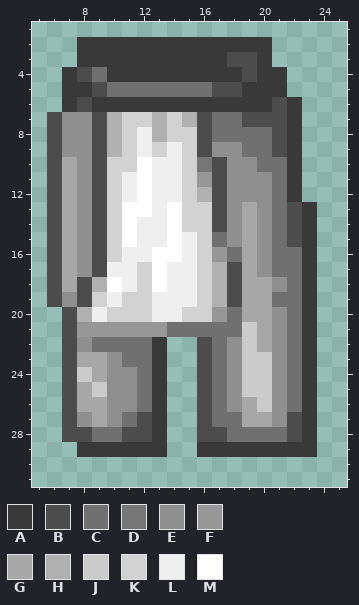
Edited in one commit: pixel-art sprite (textures/items/leggingsCloth.png). The picture above is the old version.
The file is 32x32 pixels. Colours within 5 levels of each other are drawn and written as one. Shown: x 5..25, y 1..31.
Palette (. is transparent): A #393939  B #4c4c4c  C #707070  D #767676  E #8f8f8f  F #979797  G #a7a7a7  H #b0b0b0  J #cbcbcb  K #d2d2d2  L #efefef  M #ffffff
The same view after the edit:
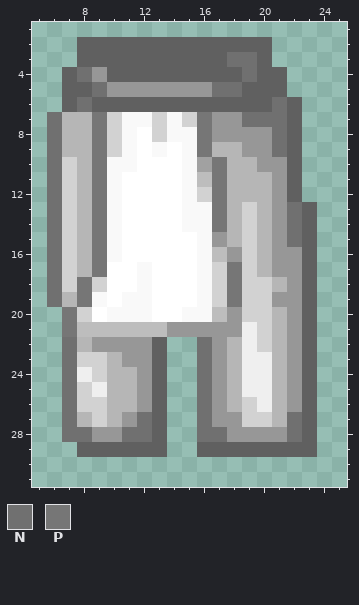
Colours new in this view: N #707070  P #767676
Changes in this commit:
@@ palette @@
-A #393939
+A #606060
-C #707070
+C #979797
-D #767676
+D #a1a1a1
-E #8f8f8f
+E #b6b6b6
-F #979797
+F #bdbdbd
-G #a7a7a7
+G #d2d2d2
-K #d2d2d2
+K #f9f9f9
@@ x 5..25 @@
  2 ...AAAAAAAAAAAAA.....
- 3 ...AAAAAAAAAABBA.....
- 4 ..ABCAAAAAAAAABAA....
- 5 ..AABCCCCCCCBBAAA....
- 6 ..ABAAAAAAAAAAAABA...
- 7 .BEEBHKKHKHBCCBBBA...
- 8 .BEEBHKLHKKBCCCCBA...
- 9 .BEEBHKLKLKBEECCBA...
-10 .BGEBKKMLLKDBEECCA...
-11 .BGEBKLMLLKFBEEECA...
-12 .BGEBKLMLLKHBEEECA...
-13 .BGEBKMMLMKKBEGECBA..
-14 .BGEBKMLLMKKBEGECBA..
-15 .BGEBKMLLMLKCEGECBA..
-16 .BGEBKLLMMLKFCGECCA..
-17 .BGEBLLKMLLKHBGECCA..
-18 .BGBHMLKMLLKHBGGECA..
-19 .BEBKLKKLLLKHBGGCCA..
-20 ..BHLKKKLLKKFCGGECA..
-21 ..BFFFFFFCCCCCJGECA..
-22 ..BECCCCA..BCEJGECA..
-23 ..BGGECCA..BCEJJECA..
-24 ..BJGEECA..BCEJJECA..
-25 ..BGJEECA..BCEJJECA..
-26 ..BGGEECA..BCEGJECA..
-27 ..BEGECBA..BCCGGEBA..
-28 ..BBCCBBA..BBCCCCBA..
+ 3 ...AAAAAAAAAANNA.....
+ 4 ..ANCAAAAAAAAANAA....
+ 5 ..AANCCCCCCCNNAAA....
+ 6 ..ANAAAAAAAAAAAANA...
+ 7 .NEEPGKKGKGPCCNNNA...
+ 8 .NEEPGKMGKKPCCCCNA...
+ 9 .NEEPGKMKMKPEECCNA...
+10 .NGEPKKMMMKDPEECCA...
+11 .NGEPKMMMMKFPEEECA...
+12 .NGEPKMMMMKGPEEECA...
+13 .NGEPKMMMMKKPEGECNA..
+14 .NGEPKMMMMKKPEGECNA..
+15 .NGEPKMMMMMKCEGECNA..
+16 .NGEPKMMMMMKFCGECCA..
+17 .NGEPMMKMMMKGPGECCA..
+18 .NGPGMMKMMMKGPGGECA..
+19 .NEPKMKKMMMKGPGGCCA..
+20 ..PGMKKKMMKKFCGGECA..
+21 ..PFFFFFFCCCCCLGECA..
+22 ..NECCCCA..NCELGECA..
+23 ..NGGECCA..NCELLECA..
+24 ..NLGEECA..NCELLECA..
+25 ..NGLEECA..NCELLECA..
+26 ..NGGEECA..NCEGLECA..
+27 ..NEGECNA..NCCGGENA..
+28 ..NNCCNNA..NNCCCCNA..
 29 ...AAAAAA..AAAAAAAA..
Changed places in both pictures, as pixel boxes (x1, y1, x2, y2):
changed: (47, 37, 317, 457)
